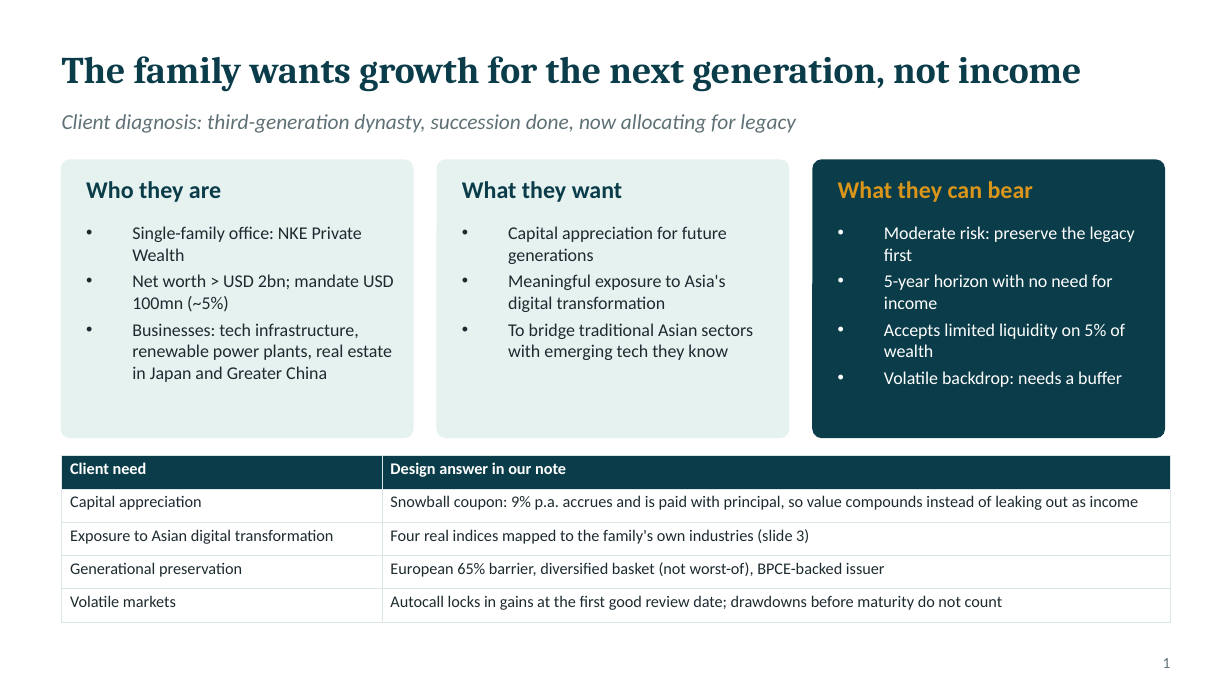
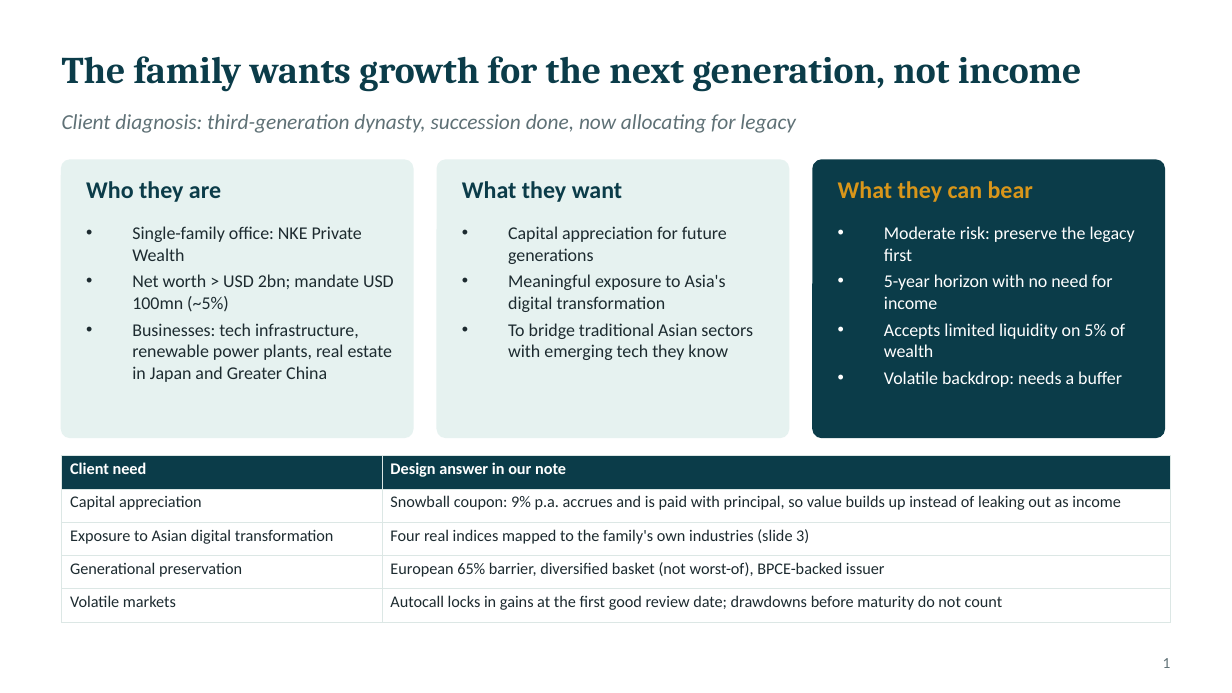
Before and after one commit to benjaminlhl/natixis-case-comp, a slide deck: slide 4 of deck/Asian-Digital-Snowball-Note.pptx. Drawn at 1232x693 pixels with LibreOffice and Linux fonts; fonts in the diff are those of the drawing. Boxes give left, top, right and bottom in pixels: in the first picture for what was removed or moved away, otherwise in the second. Text is boxed around its words. In the diff, an @@ line names an element or a change of style, - is before the commit and + after.

```diff
--- a/deck/Asian-Digital-Snowball-Note.pptx
+++ b/deck/Asian-Digital-Snowball-Note.pptx
@@ table at bbox=[62, 456, 1170, 614] @@
-row 2, column 2: Snowball coupon: 9% p.a. accrues and is paid with principal, so value compounds instead of leaking out as income
+row 2, column 2: Snowball coupon: 9% p.a. accrues and is paid with principal, so value builds up instead of leaking out as income
```
Also in this commit, not shown: 4 other slides changed, 2 other files.
